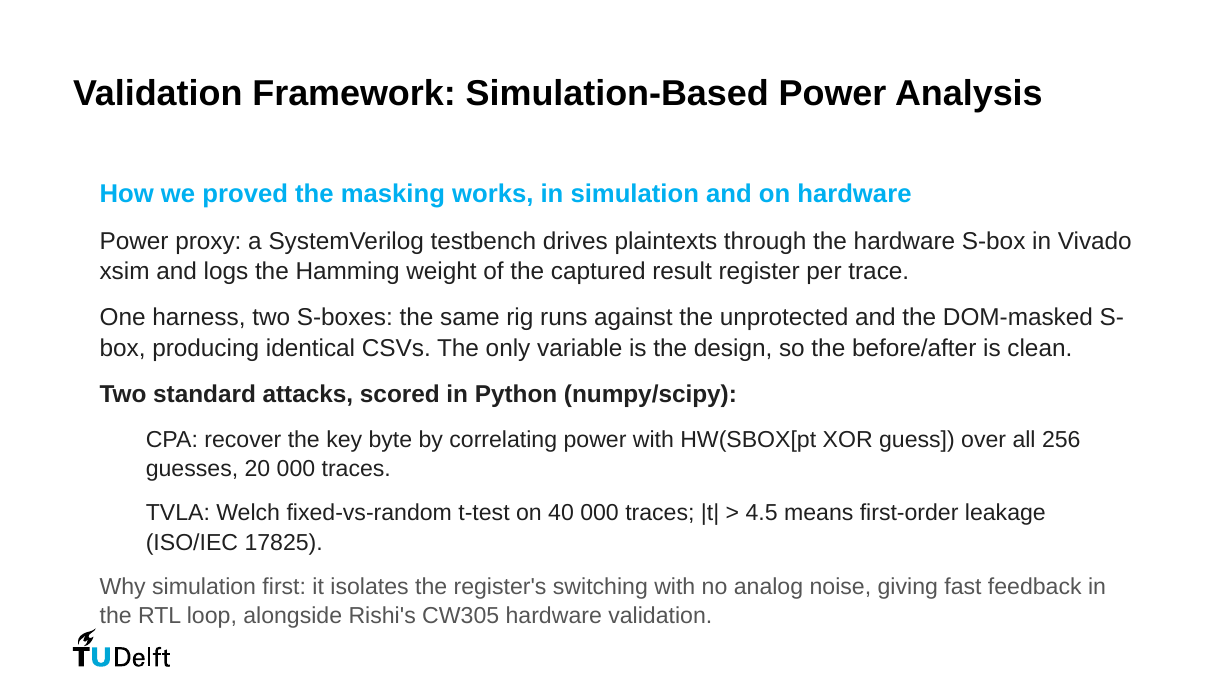
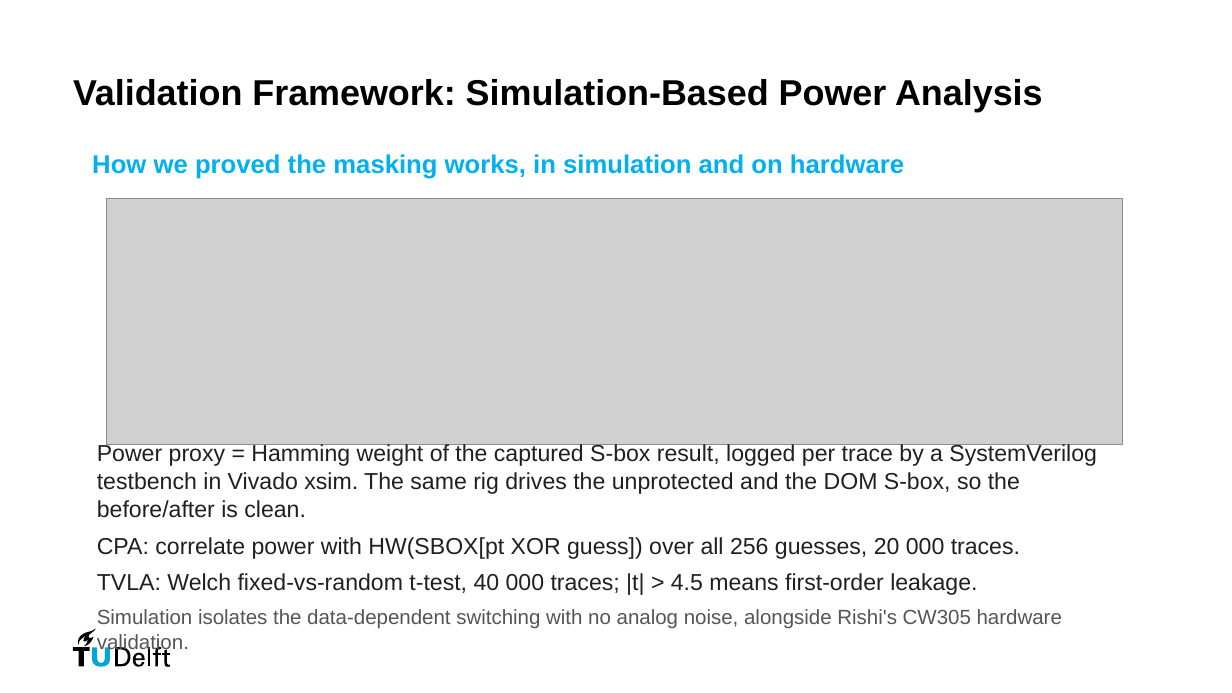
Before and after one commit to danieltyukov/tud-processor-design-project, a slide deck: slide 17 of PDP_group24.pptx. Drawn at 1232x693 pixels with LibreOffice and Linux fonts; fonts in the diff are those of the drawing; grey boxes stand for pictures. Boxes give left, top, right and bottom in pixels: in the first picture for what was removed or moved away, otherwise in the second. Text is boxed around its words. In the diff, an @@ line names an element or a change of style, - is before the commit and + after.

```diff
--- a/PDP_group24.pptx
+++ b/PDP_group24.pptx
@@ text added at (92,154,904,179), 20 pt, text #00B0F0, bold @@
+How we proved the masking works, in simulation and on hardware
@@ picture added at (106,199,1123,445) @@
@@ text at (97,443,1097,654): text changed; size 19 to 18 pt @@
-How we proved the masking works, in simulation and on hardware
-Power proxy: a SystemVerilog testbench drives plaintexts through the hardware S-box in Vivado xsim and logs the Hamming weight of the captured result register per trace.
-One harness, two S-boxes: the same rig runs against the unprotected and the DOM-masked S-box, producing identical CSVs. The only variable is the design, so the before/after is clean.
-Two standard attacks, scored in Python (numpy/scipy):
-  CPA: recover the key byte by correlating power with HW(SBOX[pt XOR guess]) over all 256 guesses, 20 000 traces.
-  TVLA: Welch fixed-vs-random t-test on 40 000 traces; |t| > 4.5 means first-order leakage (ISO/IEC 17825).
-Why simulation first: it isolates the register's switching with no analog noise, giving fast feedback in the RTL loop, alongside Rishi's CW305 hardware validation.
+Power proxy = Hamming weight of the captured S-box result, logged per trace by a SystemVerilog testbench in Vivado xsim. The same rig drives the unprotected and the DOM S-box, so the before/after is clean.
+CPA: correlate power with HW(SBOX[pt XOR guess]) over all 256 guesses, 20 000 traces.
+TVLA: Welch fixed-vs-random t-test, 40 000 traces; |t| > 4.5 means first-order leakage.
+Simulation isolates the data-dependent switching with no analog noise, alongside Rishi's CW305 hardware validation.
```
Also in this commit, not shown: 6 other slides changed, 5 other files.
